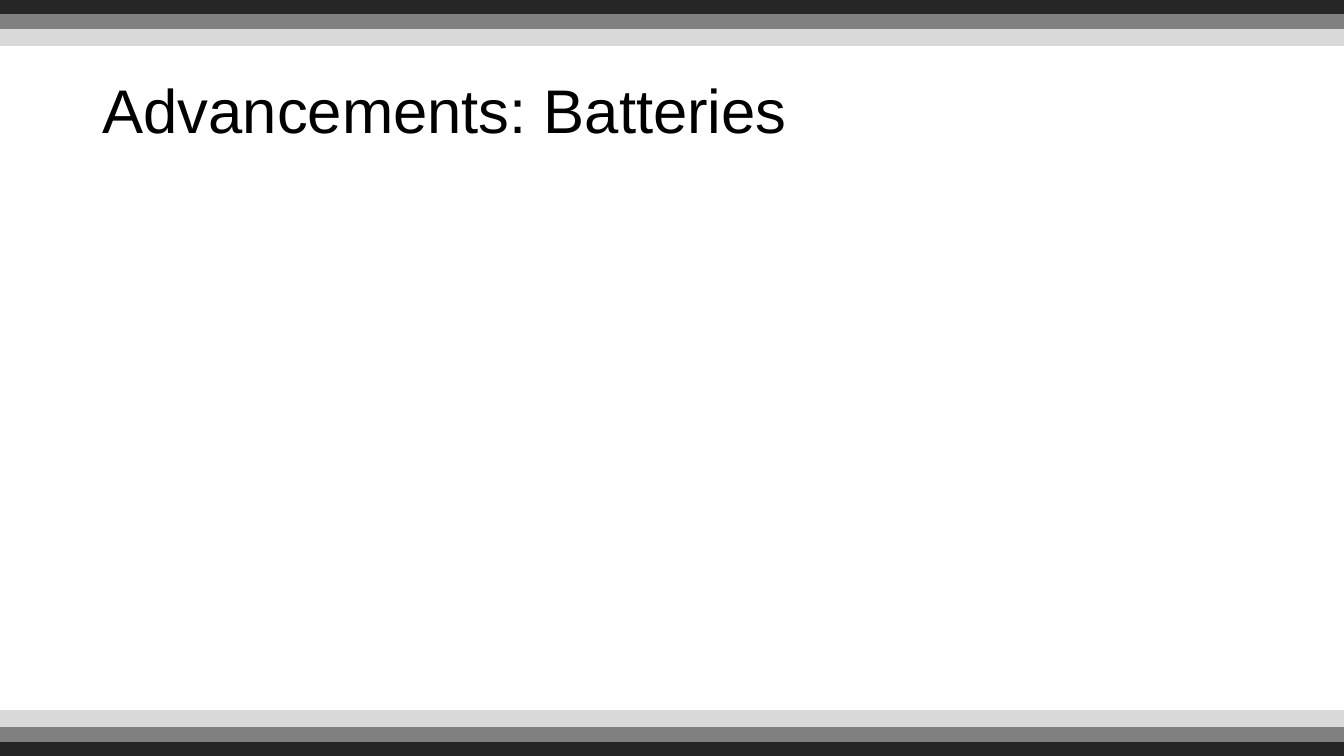
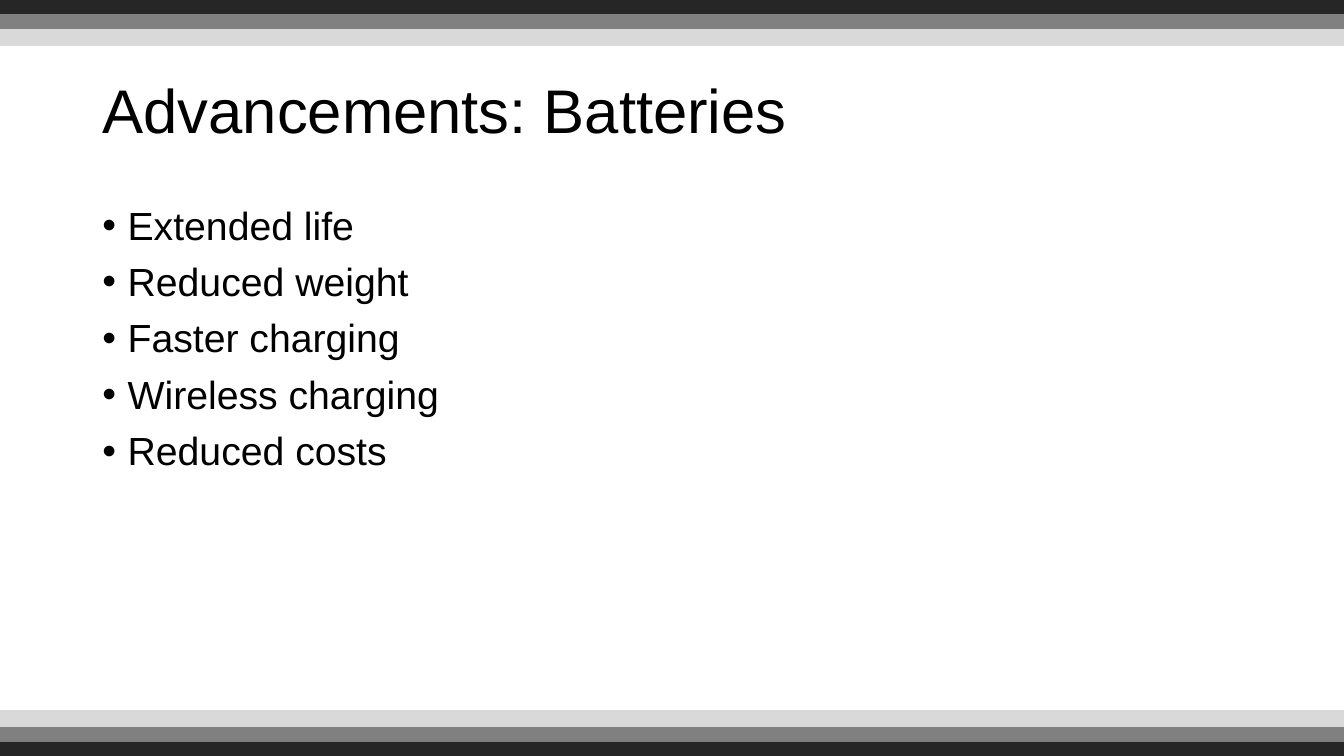
Before and after one commit to Reignable/Employment-Docs, a slide deck: slide 5 of companies/Bosch/presentation/Presentation.pptx. Drawn at 1344x756 pixels with LibreOffice and Linux fonts; fonts in the diff are those of the drawing; background and template pictures are left out. Boxes give left, top, right and bottom in pixels: in the first picture for what was removed or moved away, otherwise in the second. Text is boxed around its words. In the diff, an @@ line names an element or a change of style, - is before the commit and + after.

```diff
--- a/companies/Bosch/presentation/Presentation.pptx
+++ b/companies/Bosch/presentation/Presentation.pptx
@@ text added at [128, 211, 439, 466], 28 pt, text #000000 @@
+• Extended life
+• Reduced weight
+• Faster charging
+• Wireless charging
+• Reduced costs
```
Also in this commit, not shown: 3 other slides changed, 1 slide added, 1 slide removed.
